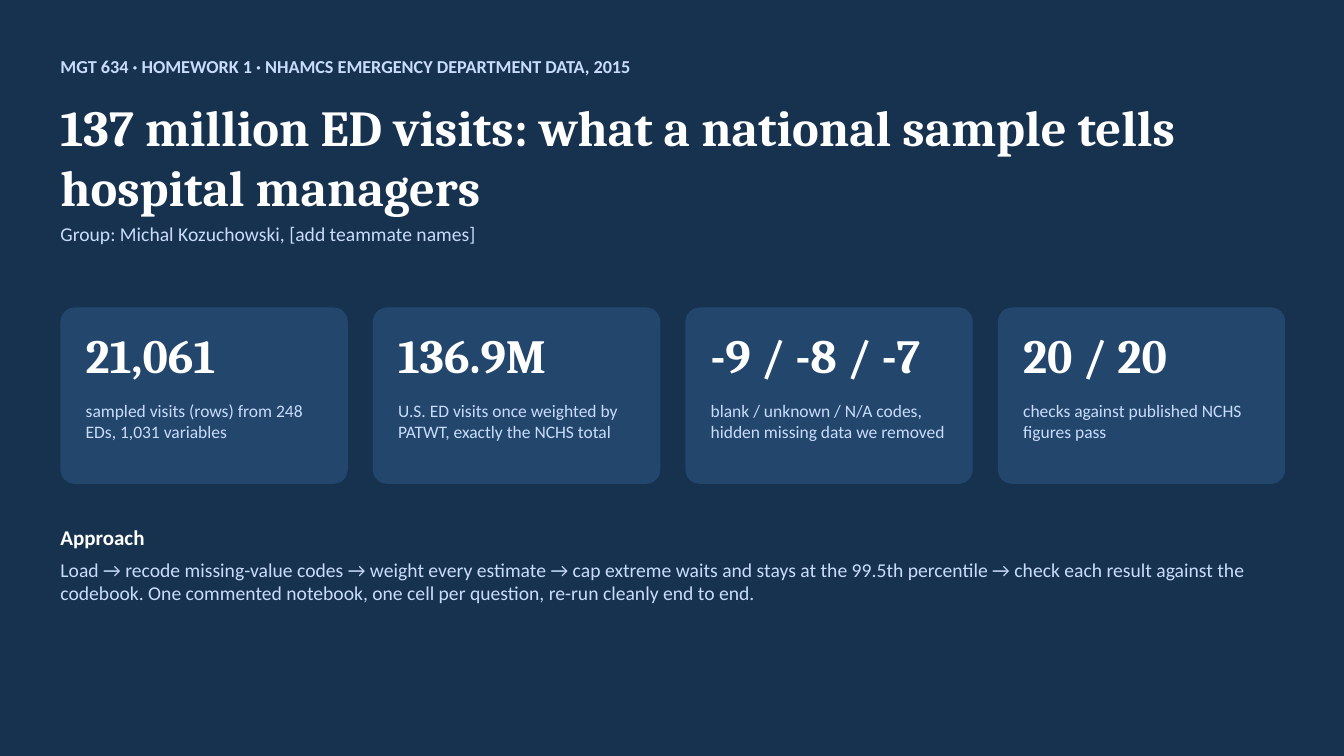
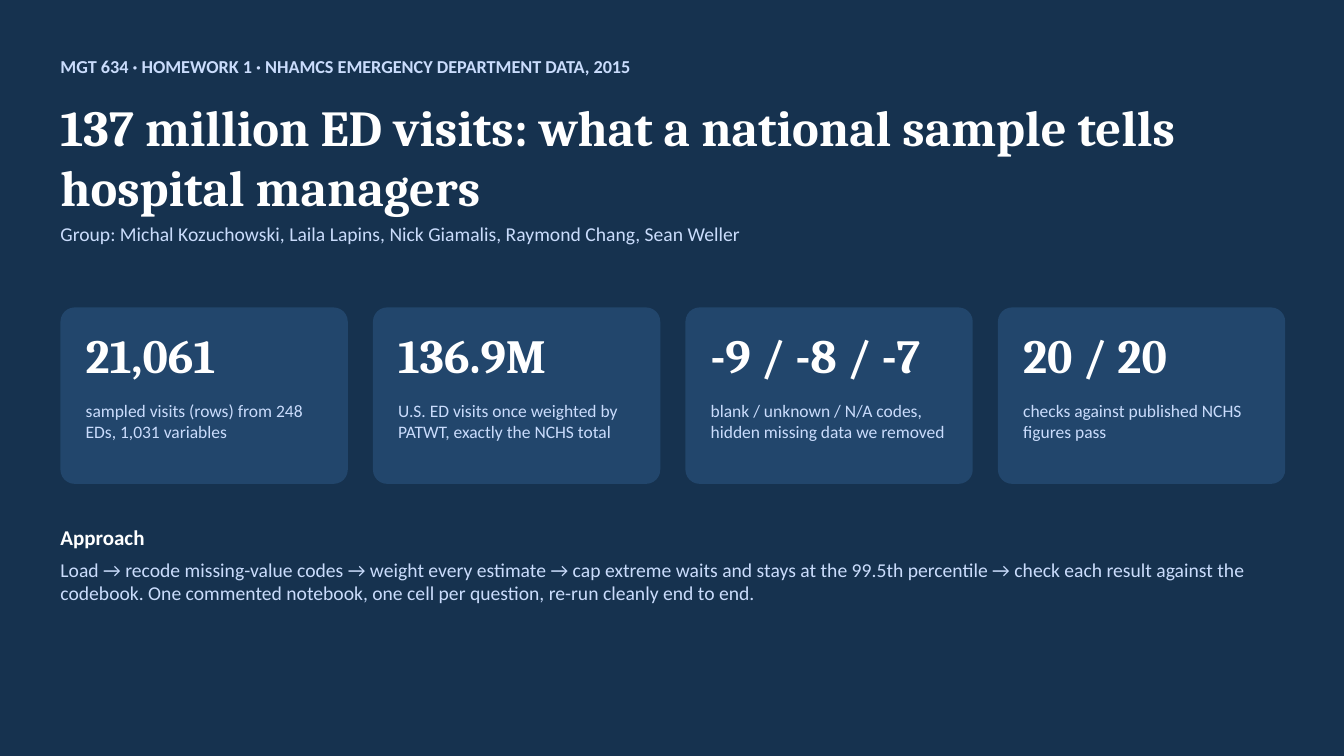
Before and after one commit to MichalKozuchowski/EmpiricalStrategy, a slide deck: slide 1 of hw1/report/MGT634_HW1_NHAMCS_slides.pptx. Drawn at 1344x756 pixels with LibreOffice and Linux fonts; fonts in the diff are those of the drawing. Boxes give left, top, right and bottom in pixels: in the first picture for what was removed or moved away, otherwise in the second. Text is boxed around its words. In the diff, an @@ line names an element or a change of style, - is before the commit and + after.

```diff
--- a/hw1/report/MGT634_HW1_NHAMCS_slides.pptx
+++ b/hw1/report/MGT634_HW1_NHAMCS_slides.pptx
@@ text at <box>60,227,740,245</box>: text changed @@
-Group: Michal Kozuchowski, [add teammate names]
+Group: Michal Kozuchowski, Laila Lapins, Nick Giamalis, Raymond Chang, Sean Weller
```
Also in this commit, not shown: 1 other slide changed, 5 other files.
